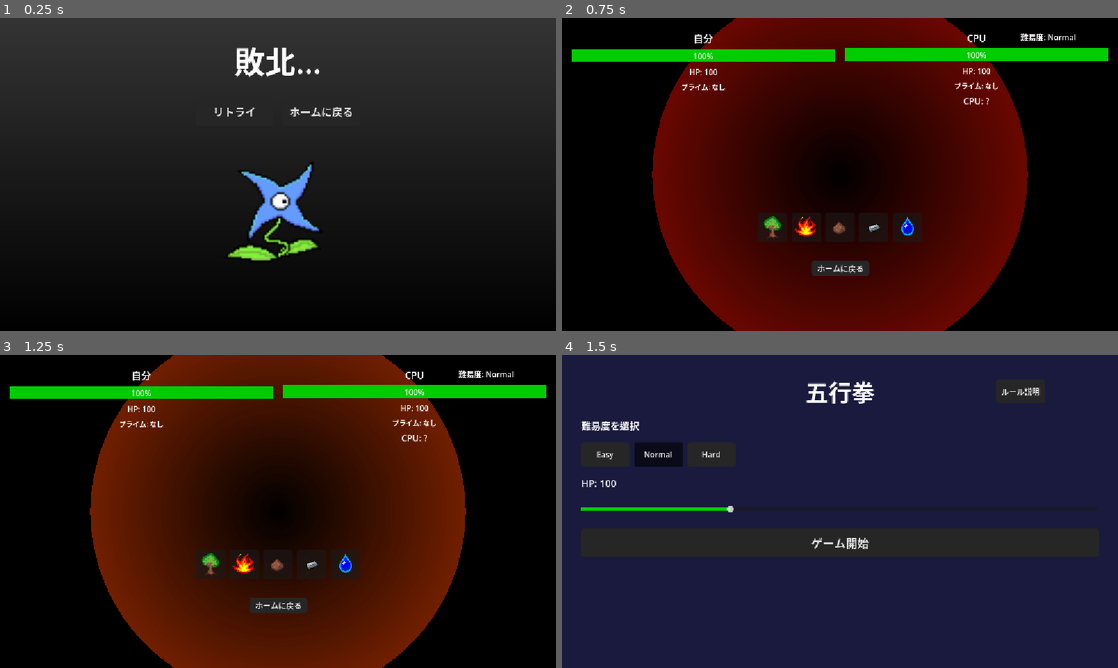
Above: before the commit, frames 1-4 (two rows, left to right).
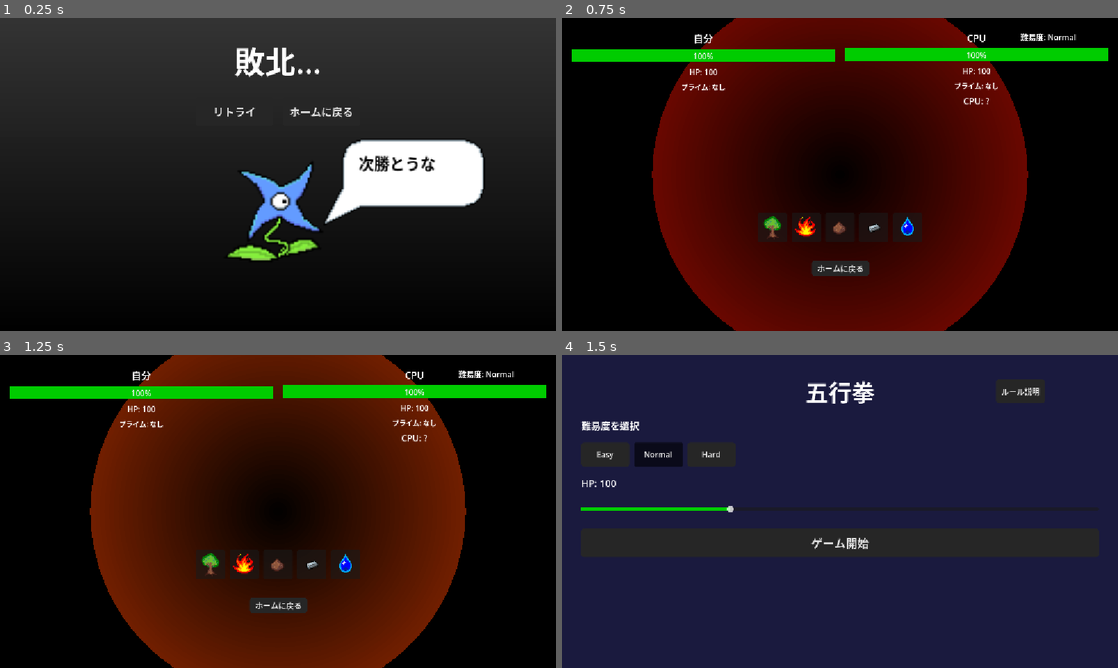
Above: after the commit, the same moments.

Repository: Ragulai1214/gogyoken
Game: Godot game, scene res://scenes/Result.tscn
Same seed, same stepped clock (60 frames per second), same inputs: the game is played once before the commit and once after it. This scene is started directly instead of the project's main scene.
Inputs:
- Up to frame 1 (0.25 s): no input
- Up to frame 2 (0.75 s): click "リトライ" at 0.5 s
- Up to frame 3 (1.25 s): no input
- Up to frame 4 (1.5 s): click "ホームに戻る" at 1.25 s

The runs differ from the first frame. In frame 1, 5.4% of the frame differs, in the area x 58-87%, y 38-66%; in frame 2, nothing differs; in frame 3, nothing differs; in frame 4, nothing differs.

Commit message:
add animation

Diff:
--- a/scenes/Result.tscn
+++ b/scenes/Result.tscn
@@ -3,6 +3,7 @@
 [ext_resource type="Script" uid="uid://crx1g3qwx8ib2" path="res://scripts/Result.gd" id="1"]
 [ext_resource type="Texture2D" uid="uid://cniu6uct5pdbs" path="res://assets/sprite/icons/result/草.png" id="2_5m3t6"]
 [ext_resource type="Script" uid="uid://q8h4e721jntk" path="res://scripts/GradientBG.gd" id="2_ulngk"]
+[ext_resource type="Texture2D" uid="uid://buvpkjq1ia4hu" path="res://assets/sprite/icons/result/comment.png" id="4_4ij2v"]
 
 [sub_resource type="AtlasTexture" id="AtlasTexture_ulngk"]
 atlas = ExtResource("2_5m3t6")
@@ -172,13 +173,16 @@
 script = ExtResource("2_ulngk")
 
 [node name="VBox" type="VBoxContainer" parent="." unique_id=538938395]
-layout_mode = 0
+layout_mode = 1
+anchors_preset = 15
 anchor_right = 1.0
 anchor_bottom = 1.0
 offset_left = 40.0
 offset_top = 40.0
 offset_right = -40.0
 offset_bottom = -40.0
+grow_horizontal = 2
+grow_vertical = 2
 theme_override_constants/separation = 30
 
 [node name="ResultLabel" type="Label" parent="VBox" unique_id=1534586344]
@@ -208,3 +212,29 @@
 scale = Vector2(4.029, 3.811)
 sprite_frames = SubResource("SpriteFrames_dg4nu")
 speed_scale = 3.0
+
+[node name="CommentBubble" type="TextureRect" parent="." unique_id=70028516]
+clip_contents = true
+custom_minimum_size = Vector2(200, 100)
+layout_mode = 0
+offset_left = 509.0
+offset_top = 202.0
+offset_right = 819.0
+offset_bottom = 321.5
+scale = Vector2(2, 2)
+texture = ExtResource("4_4ij2v")
+
+[node name="CommentLabel" type="Label" parent="CommentBubble" unique_id=1634738790]
+layout_mode = 1
+anchors_preset = -1
+anchor_left = 0.377
+anchor_top = 0.31
+anchor_right = 0.744
+anchor_bottom = 0.68600005
+offset_left = 0.13000488
+offset_top = -0.04499817
+offset_right = -0.13999939
+offset_bottom = 0.022994995
+grow_horizontal = 2
+grow_vertical = 2
+autowrap_mode = 2
--- a/scripts/Battle.gd
+++ b/scripts/Battle.gd
@@ -13,10 +13,14 @@
 @onready var player_hand_icon: TextureRect = $PlayerHandIcon
 @onready var cpu_hand_icon: TextureRect = $CPUHandIcon
 @onready var prime_effect: AnimatedSprite2D = $PrimeEffect
-var hand_button_list: Array = []
 @onready var player_damage_effect: AnimatedSprite2D = $PlayerDamageEffect
 @onready var cpu_damage_effect: AnimatedSprite2D = $CPUDamageEffect
 @onready var difficulty_label: Label = $DifficultyLabel
+
+var hand_button_list: Array = []
+var game_manager: Node
+var audio_player: AudioStreamPlayer
+var result_cache: Dictionary = {}
 
 const ELEMENT_JP = {
 	"wood":  "木",
@@ -41,9 +45,6 @@
 	"metal": "res://assets/sprite/icons/battle/metal.png",
 	"water": "res://assets/sprite/icons/battle/water.png",
 }
-
-var game_manager: Node
-var audio_player: AudioStreamPlayer
 
 func _ready() -> void:
 	game_manager = get_node("/root/GameManager")
@@ -55,14 +56,13 @@
 	var home_button = get_node("Button")
 	home_button.text = "ホームに戻る"
 	home_button.pressed.connect(_on_home_pressed)
+	home_button.pressed.connect(GameManager.play_button_se)
+	var gm = get_node("/root/GameManager")
+	gm.apply_button_style(get_node("Button"))
 	prime_effect.animation_finished.connect(_on_prime_effect_finished)
 	prime_effect.visible = false
 	audio_player = AudioStreamPlayer.new()
 	add_child(audio_player)
-	home_button.pressed.connect(GameManager.play_button_se)
-	var gm = get_node("/root/GameManager")
-	gm.apply_button_style(get_node("Button"))
-	# 既存のコードの後に追加
 	_reposition_icons()
 	player_damage_effect.visible = false
 	cpu_damage_effect.visible = false
@@ -73,32 +73,6 @@
 	var viewport_size = get_viewport_rect().size
 	player_hand_icon.position = Vector2(viewport_size.x * 0.2, viewport_size.y * 0.35)
 	cpu_hand_icon.position = Vector2(viewport_size.x * 0.75, viewport_size.y * 0.35)
-
-func play_prime_effect(pos: Vector2) -> void:
-	prime_effect.stop()
-	prime_effect.position = pos
-	prime_effect.visible = true
-	prime_effect.frame = 0
-	prime_effect.play("default")
-
-func _on_prime_effect_finished() -> void:
-	prime_effect.visible = false
-
-func play_damage_effect(target: String) -> void:
-	if target == "player":
-		player_damage_effect.position = player_hand_icon.position + player_hand_icon.size / 2
-		player_damage_effect.visible = true
-		player_damage_effect.frame = 0
-		player_damage_effect.play("default")
-	else:
-		cpu_damage_effect.position = cpu_hand_icon.position + cpu_hand_icon.size / 2
-		cpu_damage_effect.visible = true
-		cpu_damage_effect.frame = 0
-		cpu_damage_effect.play("default")
-
-func play_se(filename: String) -> void:
-	audio_player.stream = load("res://assets/SE/" + filename)
-	audio_player.play()
 
 func _setup_hand_buttons() -> void:
 	for element in GameManager.ELEMENTS:
@@ -146,6 +120,7 @@
 	game_manager.resolve_turn(element)
 
 func _on_turn_resolved(result: Dictionary) -> void:
+	result_cache = result
 	player_hand_icon.texture = load(ELEMENT_ICON[result.player_hand])
 	cpu_hand_icon.texture = load(ELEMENT_ICON[result.cpu_hand])
 	cpu_hand_label.text = "CPU: " + ELEMENT_JP[result.cpu_hand]
@@ -163,23 +138,18 @@
 	if result.new_cpu_primes.size() > 0:
 		var center = cpu_hand_icon.position + cpu_hand_icon.size / 2
 		play_prime_effect(center)
-	# プライム状態のボタン背景を黄色に
 	_update_button_prime_style(result.player_primes)
-	# ダメージ数字表示
 	if result.outcome == "win":
 		show_damage(result.damage, "cpu")
+		play_damage_effect("cpu")
 	elif result.outcome == "lose":
 		show_damage(result.damage, "player")
+		play_damage_effect("player")
+		shake_screen()
 	elif result.outcome == "clash":
 		show_damage(10, "cpu")
 		show_damage(10, "player")
-
-	if result.outcome == "win":
-		play_damage_effect("cpu")
-	elif result.outcome == "lose":
-		play_damage_effect("player")
-
-	# SE再生
+		shake_screen()
 	match result.outcome:
 		"win":
 			if result.player_combo:
@@ -196,20 +166,38 @@
 			if result.new_cpu_primes.size() > 0:
 				play_se("CPUプライム.wav")
 
-	if result.outcome == "win":
-		play_damage_effect("cpu")
-	elif result.outcome == "lose":
-		play_damage_effect("player")
-		shake_screen()
-	elif result.outcome == "clash":
-		shake_screen()
+func play_prime_effect(pos: Vector2) -> void:
+	prime_effect.stop()
+	prime_effect.position = pos
+	prime_effect.visible = true
+	prime_effect.frame = 0
+	prime_effect.play("default")
+
+func _on_prime_effect_finished() -> void:
+	prime_effect.visible = false
+
+func play_damage_effect(target: String) -> void:
+	if target == "player":
+		player_damage_effect.position = player_hand_icon.position + player_hand_icon.size / 2
+		player_damage_effect.visible = true
+		player_damage_effect.frame = 0
+		player_damage_effect.play("default")
+	else:
+		cpu_damage_effect.position = cpu_hand_icon.position + cpu_hand_icon.size / 2
+		cpu_damage_effect.visible = true
+		cpu_damage_effect.frame = 0
+		cpu_damage_effect.play("default")
+
+func play_se(filename: String) -> void:
+	audio_player.stream = load("res://assets/SE/" + filename)
+	audio_player.play()
 
 func shake_screen() -> void:
 	var original_pos = get_viewport().canvas_transform.origin
 	var tween = create_tween()
 	tween.tween_method(func(offset: float):
 		get_viewport().canvas_transform.origin = original_pos + Vector2(randf_range(-offset, offset), randf_range(-offset, offset)),
-		8.0, 0.5, 0.6)
+		8.0, 0.0, 0.3)
 
 func _update_button_prime_style(player_primes: Array) -> void:
 	for i in GameManager.ELEMENTS.size():
@@ -224,9 +212,30 @@
 			style.corner_radius_bottom_right = 6
 			btn.add_theme_stylebox_override("normal", style)
 			btn.add_theme_stylebox_override("hover", style)
+			if element in result_cache.get("new_player_primes", []):
+				_bounce_button(btn)
 		else:
 			btn.remove_theme_stylebox_override("normal")
 			btn.remove_theme_stylebox_override("hover")
+
+func _bounce_button(btn: Button) -> void:
+	var original_scale = btn.scale
+	var tween = create_tween()
+	tween.tween_property(btn, "scale", Vector2(1.3, 1.3), 0.1)
+	tween.tween_property(btn, "scale", Vector2(0.9, 0.9), 0.1)
+	tween.tween_property(btn, "scale", Vector2(1.1, 1.1), 0.08)
+	tween.tween_property(btn, "scale", original_scale, 0.08)
+
+func _update_hp_bar_color(bar: ProgressBar, new_hp: int) -> void:
+	var ratio = float(new_hp) / float(game_manager.max_hp)
+	var stylebox = StyleBoxFlat.new()
+	if ratio <= 0.2:
+		stylebox.bg_color = Color(1.0, 0.0, 0.0, 1.0)
+	elif ratio <= 0.4:
+		stylebox.bg_color = Color(1.0, 0.8, 0.0, 1.0)
+	else:
+		stylebox.bg_color = Color(0.0, 0.8, 0.0, 1.0)
+	bar.add_theme_stylebox_override("fill", stylebox)
 
 func _on_hp_changed(target: String, new_hp: int) -> void:
 	if target == "player":
@@ -240,19 +249,9 @@
 		cpu_hp_label.text = "HP: %d" % new_hp
 		_update_hp_bar_color(cpu_hp_bar, new_hp)
 
-func _update_hp_bar_color(bar: ProgressBar, new_hp: int) -> void:
-	var ratio = float(new_hp) / float(game_manager.max_hp)
-	var stylebox = StyleBoxFlat.new()
-	if ratio <= 0.2:
-		stylebox.bg_color = Color(1.0, 0.0, 0.0, 1.0)  # 赤
-	elif ratio <= 0.4:
-		stylebox.bg_color = Color(1.0, 0.8, 0.0, 1.0)  # 黄
-	else:
-		stylebox.bg_color = Color(0.0, 0.8, 0.0, 1.0)  # 緑
-	bar.add_theme_stylebox_override("fill", stylebox)
-
 func _on_battle_ended(winner: String) -> void:
 	_set_buttons_disabled(true)
+	await _slow_shake()
 	var result_scene = load("res://scenes/Result.tscn").instantiate()
 	result_scene.winner = winner
 	result_scene.difficulty = game_manager.difficulty
@@ -261,6 +260,15 @@
 	get_tree().current_scene = result_scene
 	queue_free()
 
+func _slow_shake() -> void:
+	var original_pos = get_viewport().canvas_transform.origin
+	var tween = create_tween()
+	tween.tween_method(func(offset: float):
+		get_viewport().canvas_transform.origin = original_pos + Vector2(randf_range(-offset, offset), randf_range(-offset, offset)),
+		12.0, 0.0, 1.5)
+	await tween.finished
+	get_viewport().canvas_transform.origin = original_pos
+
 func _set_buttons_disabled(disabled: bool) -> void:
 	for btn in hand_buttons.get_children():
 		btn.disabled = disabled
@@ -269,11 +277,9 @@
 	get_tree().change_scene_to_file("res://scenes/Main.tscn")
 
 func show_damage(damage: int, target: String) -> void:
-	# 数字画像を組み合わせてHBoxContainerで表示
 	var container = HBoxContainer.new()
 	container.add_theme_constant_override("separation", 1)
 	add_child(container)
-
 	var damage_str = str(damage)
 	for ch in damage_str:
 		var tex_rect = TextureRect.new()
@@ -281,25 +287,19 @@
 		tex_rect.custom_minimum_size = Vector2(64, 64)
 		tex_rect.stretch_mode = TextureRect.STRETCH_KEEP_ASPECT_CENTERED
 		container.add_child(tex_rect)
-
-	# 表示位置
 	if target == "player":
 		container.position = player_hand_icon.position + Vector2(player_hand_icon.size.x / 2 - 16, -30)
 	else:
 		container.position = cpu_hand_icon.position + Vector2(cpu_hand_icon.size.x / 2 - 16, -30)
-
-	# Tweenアニメーション：上に浮いて揺れて消える
 	var tween = create_tween()
 	tween.set_parallel(true)
 	tween.tween_property(container, "position:y", container.position.y - 60, 0.8)
 	tween.tween_property(container, "modulate:a", 0.0, 0.8)
-	# 横揺れ
 	var shake = create_tween()
 	shake.tween_property(container, "position:x", container.position.x + 8, 0.1)
 	shake.tween_property(container, "position:x", container.position.x - 8, 0.1)
 	shake.tween_property(container, "position:x", container.position.x + 6, 0.1)
 	shake.tween_property(container, "position:x", container.position.x - 6, 0.1)
 	shake.tween_property(container, "position:x", container.position.x, 0.1)
-
 	await tween.finished
 	container.queue_free()
--- a/scripts/Result.gd
+++ b/scripts/Result.gd
@@ -6,6 +6,7 @@
 @onready var home_button: Button = $VBox/Buttons/HomeButton
 @onready var chara_sprite: AnimatedSprite2D = $CharaSprite
 @onready var bg: ColorRect = $ColorRect
+@onready var comment_bubble: TextureRect = $CommentBubble
 
 var winner: String = ""
 var difficulty: String = "normal"
@@ -14,6 +15,7 @@
 func _ready() -> void:
 	audio_player = AudioStreamPlayer.new()
 	add_child(audio_player)
+	_show_chara_comment()
 
 	var gm = get_node("/root/GameManager")
 	gm.apply_button_style(retry_button)
@@ -41,6 +43,28 @@
 	retry_button.pressed.connect(GameManager.play_button_se)
 	home_button.pressed.connect(GameManager.play_button_se)
 
+func _show_chara_comment() -> void:
+	var win_comments = [
+		"よっ！五行説マスター！",
+		"連勝狙っちゃう？",
+		"最高の一手だったね！",
+	]
+	var lose_comments = [
+		"次勝とうな",
+		"残念無念また来年",
+		"まあ、相性もあるしな",
+	]
+
+	var comment_text = ""
+	if winner == "player":
+		comment_text = win_comments[randi() % win_comments.size()]
+	else:
+		comment_text = lose_comments[randi() % lose_comments.size()]
+
+	var label = $CommentBubble/CommentLabel
+	label.text = comment_text
+	label.add_theme_color_override("font_color", Color(0.0, 0.0, 0.0, 1.0))
+
 func _on_retry_pressed() -> void:
 	var gm = get_node("/root/GameManager")
 	gm.setup(gm.max_hp, difficulty)
Binary file added: assets/sprite/icons/result/comment.png
Not shown, added: assets/sprite/icons/result/comment.png.import
